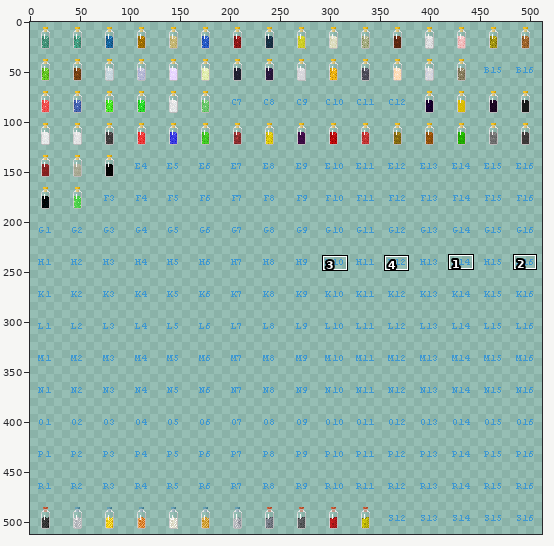
Edited in one commit: sprite sheet (textures/metaitems/dustssmall.png). The first picture is a wide view before the edit; the outline marks the close-up.
Close-up. As it was:
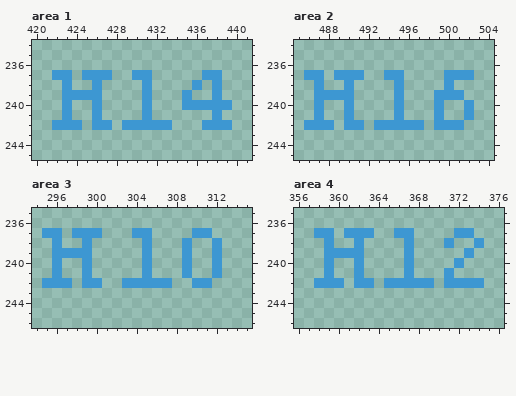
The file is 512x512 pixels. Pixels under 10% opacity are left out. Colours within 5 levels of each other are drawn and written as one. Shown: area 1: x 420..441, y 234..245; area 2: x 485..504, y 234..245; area 3: x 294..315, y 235..246; area 4: x 356..376, y 235..246. The commit also changed other parts of the picture, which this record leaves out.
Now the later version:
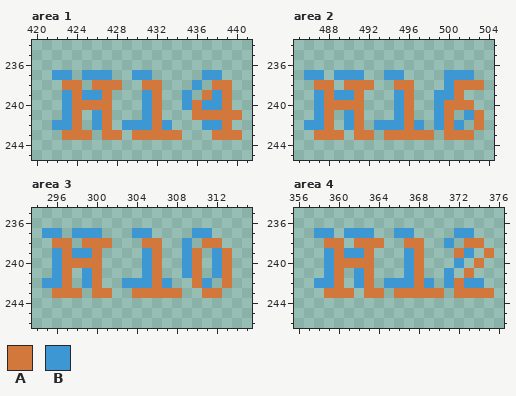
Palette (. is transparent): A #d2783d  B #3d97d2
Edits made:
--- area 1
@@ x 420..441 @@
 237 ..BB.BBB..BB.....BB...
-238 ...B..B....B....B.B...
-239 ...BBBB....B...B..B...
-240 ...B..B....B...BBBBB..
-241 ...B..B....B......B...
-242 ..BBB.BB.BBBBB...BBB..
-243 ......................
+238 ...AA.AAA..AA...B.AA..
+239 ...BABBA...BA..B.ABA..
+240 ...BAAAA...BA..BABBA..
+241 ...BA.BA...BA...AAAAA.
+242 ..BBA.BA.BBBAB...BBA..
+243 ...AAA.AA.AAAAA...AAA.
 244 ......................
--- area 2
@@ x 485..504 @@
 237 .BB.BBB..BB....BBB..
-238 ..B..B....B....B....
-239 ..BBBB....B...BBB...
-240 ..B..B....B...B..B..
-241 ..B..B....B...B..B..
-242 .BBB.BB.BBBBB.BBB...
-243 ....................
+238 ..AA.AAA..AA...BAAA.
+239 ..BABBA...BA..BBA...
+240 ..BAAAA...BA..BAAA..
+241 ..BA.BA...BA..BA.BA.
+242 .BBA.BA.BBBAB.BAB.A.
+243 ..AAA.AA.AAAAA.AAA..
 244 ....................
--- area 3
@@ x 294..315 @@
 237 .BB.BBB...BB....BB....
-238 ..B..B.....B...B..B...
-239 ..BBBB.....B...B..B...
-240 ..B..B.....B...B..B...
-241 ..B..B.....B...B..B...
-242 .BBB.BB..BBBBB..BB....
-243 ......................
+238 ..AA.AAA...AA..B.AA...
+239 ..BABBA....BA..BA.BA..
+240 ..BAAAA....BA..BA.BA..
+241 ..BA.BA....BA..BA.BA..
+242 .BBA.BA..BBBAB..AB.A..
+243 ..AAA.AA..AAAAA..AA...
 244 ......................
--- area 4
@@ x 356..376 @@
 237 ..BB.BBB..BB....BB...
-238 ...B..B....B...B..B..
-239 ...BBBB....B.....B...
-240 ...B..B....B....B....
-241 ...B..B....B...B.....
-242 ..BBB.BB.BBBBB.BBBB..
-243 .....................
+238 ...AA.AAA..AA..B.AA..
+239 ...BABBA...BA...AB.A.
+240 ...BAAAA...BA...B.A..
+241 ...BA.BA...BA..B.A...
+242 ..BBA.BA.BBBAB.BABB..
+243 ...AAA.AA.AAAAA.AAAA.
 244 .....................
Pixel boxes of the changes (left, top, right, bottom) in both close-ups:
changed: (62, 80, 242, 140)
changed: (314, 80, 484, 140)
changed: (52, 238, 232, 298)
changed: (324, 238, 494, 298)
